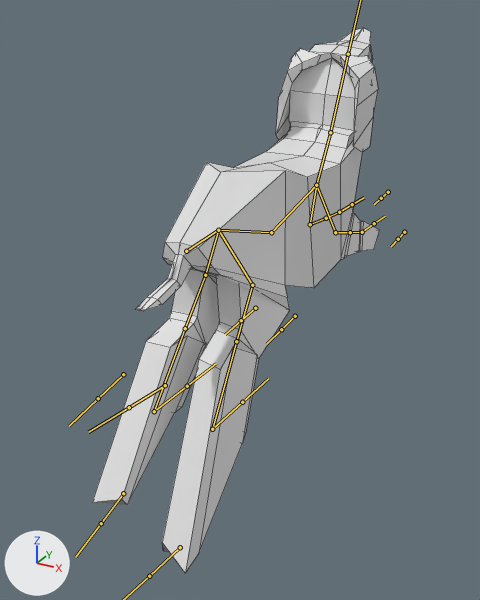
The FBX model DogeGame/Assets/DogePlayer/animateddog.fbx as it was, and as the next commit left it.
Camera for both pictures: a camera (50 mm lens) standing at (2.07, -6.5, 2.65) and looking at (-0.13, -2.5, 0.65). Lighting does not change. The marker at lower left points along +X, +Y and +Z. Both versions are drawn at frame 1 of the action 'JumpInAir'; the numbers are the values there. The bones that bend it are drawn over the model as lines. Mesh edges are drawn as thin lines.
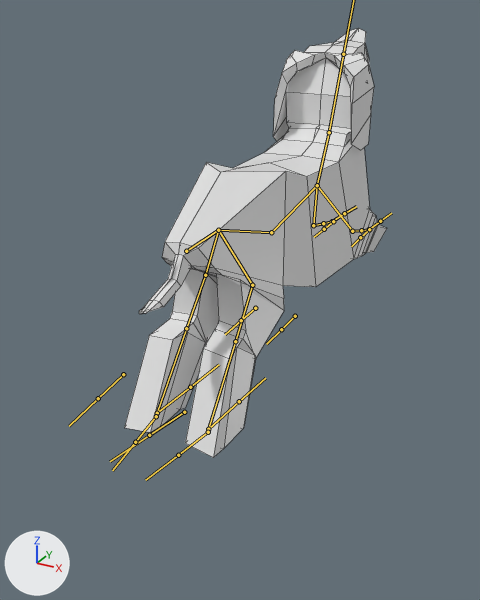
Changed parts and their boxes [x1, y1, x2, y2] in the pictures (480 x 600 px):
'Cube', posed (9% narrower, 21% shorter): before [92, 28, 380, 573]; after [124, 28, 387, 458]
bone 'spine2', root to tip: before (271, 232) to (316, 185); after (271, 232) to (317, 185)
bone 'shoulder.R', root to tip: before (316, 185) to (335, 232); after (317, 185) to (352, 231)
bone 'UpperArm.R', root to tip: before (335, 232) to (350, 232); after (352, 231) to (361, 230)
bone 'LowerArm.R.001', root to tip: before (362, 232) to (374, 223); after (369, 229) to (380, 221)
bone 'UpperArm.L', root to tip: before (310, 224) to (326, 218); after (313, 225) to (323, 223)
bone 'LowerArm.L.001', root to tip: before (339, 212) to (352, 204); after (332, 221) to (344, 213)
bone 'UpperLeg.R', root to tip: before (252, 285) to (236, 341); after (252, 285) to (235, 341)
bone 'LowerLeg.R.001', root to tip: before (212, 429) to (242, 402); after (208, 429) to (239, 401)
bone 'UpperLeg.L', root to tip: before (205, 275) to (185, 328); after (205, 275) to (186, 328)
bone 'IKTarget2.R', root to tip: before (180, 547) to (149, 576); after (208, 432) to (178, 455)
bone 'IKLegPole.R', root to tip: before (165, 385) to (129, 407); after (184, 412) to (149, 435)
bone 'IKTarget2.L', root to tip: before (123, 493) to (101, 523); after (156, 416) to (135, 442)

What the commit changed:
Bone 'spine2' (bone_spine2) turns from (-2, 6, 24) to (-2, 3, 24) degrees about its own x, y and z.
Bone 'shoulder.R' (bone_shoulder_r) turns from (1, 9, 38) to (15, 5, 36) degrees about its own x, y and z.
Bone 'UpperArm.R' (bone_upperarm_r) turns from (19, -19, 12) to (0, 22, 19) degrees about its own x, y and z.
Bone 'LowerArm.R.001' (bone_lowerarm_r_001) turns from (-3, 17, -55) to (0, -10, -55) degrees about its own x, y and z.
Bone 'UpperArm.L' (bone_upperarm_l) turns from (-4, -9, -25) to (8, 13, -14) degrees about its own x, y and z.
Bone 'LowerArm.L.001' (bone_lowerarm_l_001) turns from (6, 8, 67) to (-2, -13, 58) degrees about its own x, y and z.
Bone 'UpperLeg.R' (bone_upperleg_r) turns from (-10, 14, 1) to (-10, -1, 0) degrees about its own x, y and z.
Bone 'LowerLeg.R.001' (bone_lowerleg_r_001) turns from (-17, 8, 45) to (-3, 2, 49) degrees about its own x, y and z.
Bone 'UpperLeg.L' (bone_upperleg_l) turns from (-4, 9, 2) to (-6, 13, 2) degrees about its own x, y and z.
Bone 'IKTarget2.R' (bone_iktarget2_r) moves from (-1.17, 2.2, 0.77) to (0.62, 1.25, 0.24).
Bone 'IKLegPole.R' (bone_iklegpole_r) moves from (0.0, 0.0, 0.0) to (-0.37, -0.04, 0.37).
Bone 'IKTarget2.L' (bone_iktarget2_l) moves from (0.48, 2.26, 0.31) to (-0.57, 1.45, -0.3).
